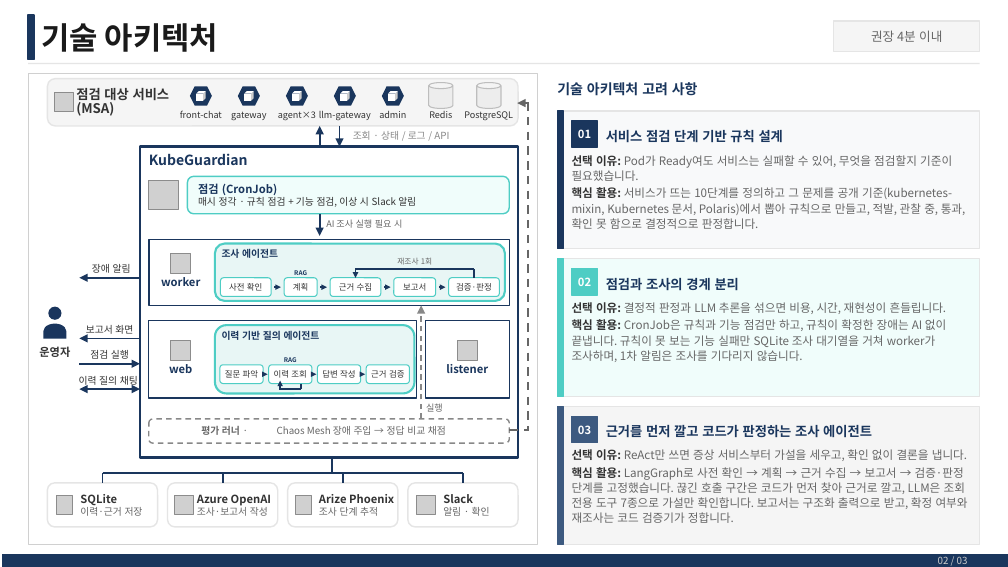
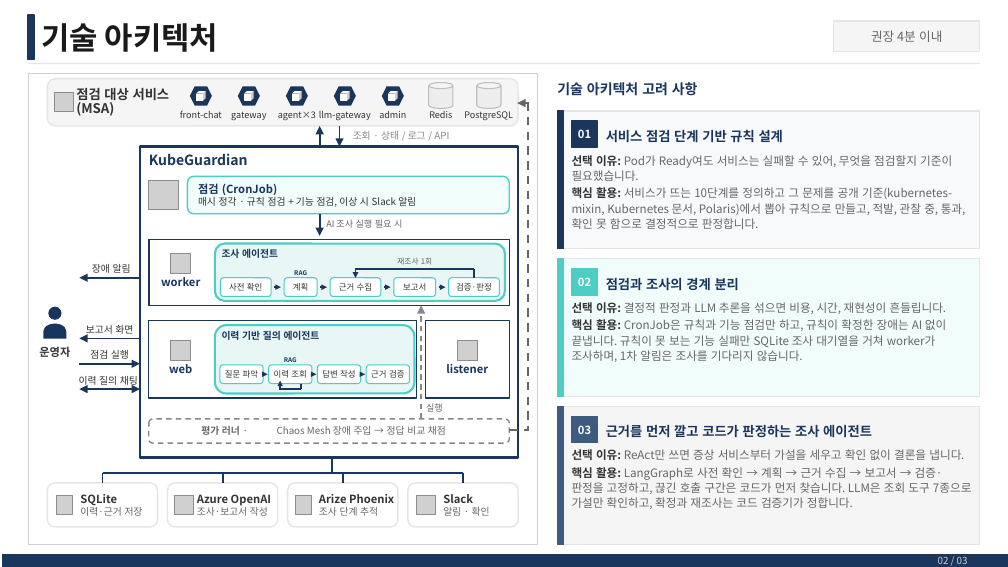
Before and after one commit to skax-jihyeryu/KubeGuardian, a slide deck: slide 3 of docs/산출물/AI_Master_Project_최종발표_류지혜_11791_v0.3.pptx. Drawn at 1008x567 pixels with LibreOffice and Linux fonts; fonts in the diff are those of the drawing; grey boxes stand for pictures; background and template pictures are left out. Boxes give left, top, right and bottom in pixels: in the first picture for what was removed or moved away, otherwise in the second. Text is boxed around its words. In the diff, an @@ line names an element or a change of style, - is before the commit and + after.

```diff
--- a/docs/산출물/AI_Master_Project_최종발표_류지혜_11791_v0.3.pptx
+++ b/docs/산출물/AI_Master_Project_최종발표_류지혜_11791_v0.3.pptx
@@ text at (572, 449, 971, 509): text changed @@
-선택 이유: ReAct만 쓰면 증상 서비스부터 가설을 세우고, 확인 없이 결론을 냅니다.
-핵심 활용: LangGraph로 사전 확인 → 계획 → 근거 수집 → 보고서 → 검증·판정 단계를 고정했습니다. 끊긴 호출 구간은 코드가 먼저 찾아 근거로 깔고, LLM은 조회 전용 도구 7종으로 가설만 확인합니다. 보고서는 구조화 출력으로 받고, 확정 여부와 재조사는 코드 검증기가 정합니다.
+선택 이유: ReAct만 쓰면 증상 서비스부터 가설을 세우고 확인 없이 결론을 냅니다.
+핵심 활용: LangGraph로 사전 확인 → 계획 → 근거 수집 → 보고서 → 검증·판정을 고정하고, 끊긴 호출 구간은 코드가 먼저 찾습니다. LLM은 조회 도구 7종으로 가설만 확인하고, 확정과 재조사는 코드 검증기가 정합니다.
```
Also in this commit, not shown: 1 other slide changed, 1 other file.
